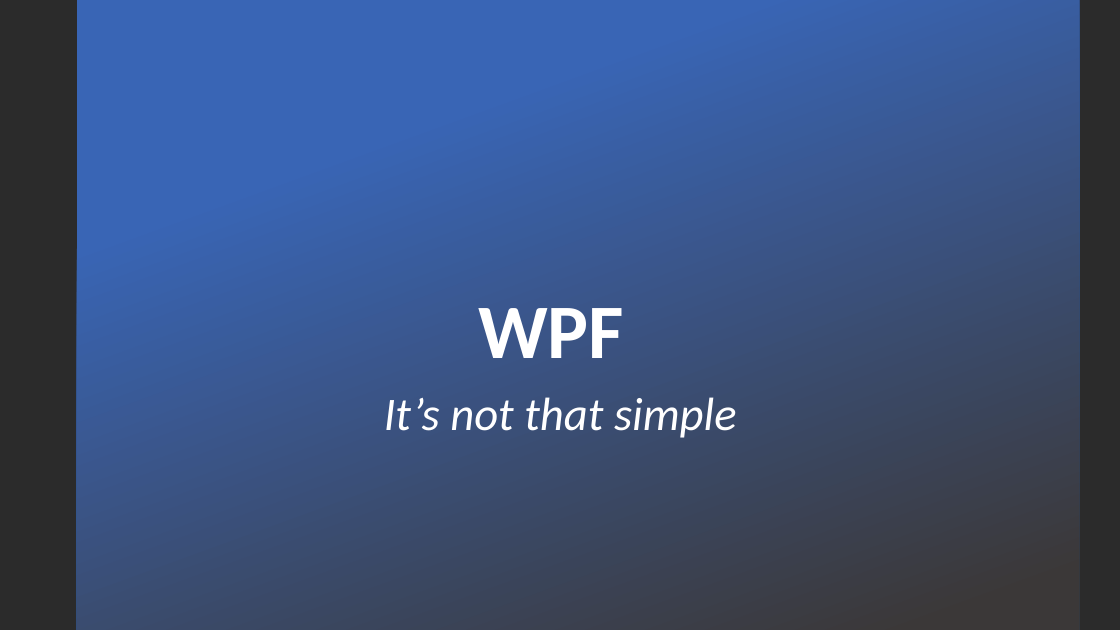
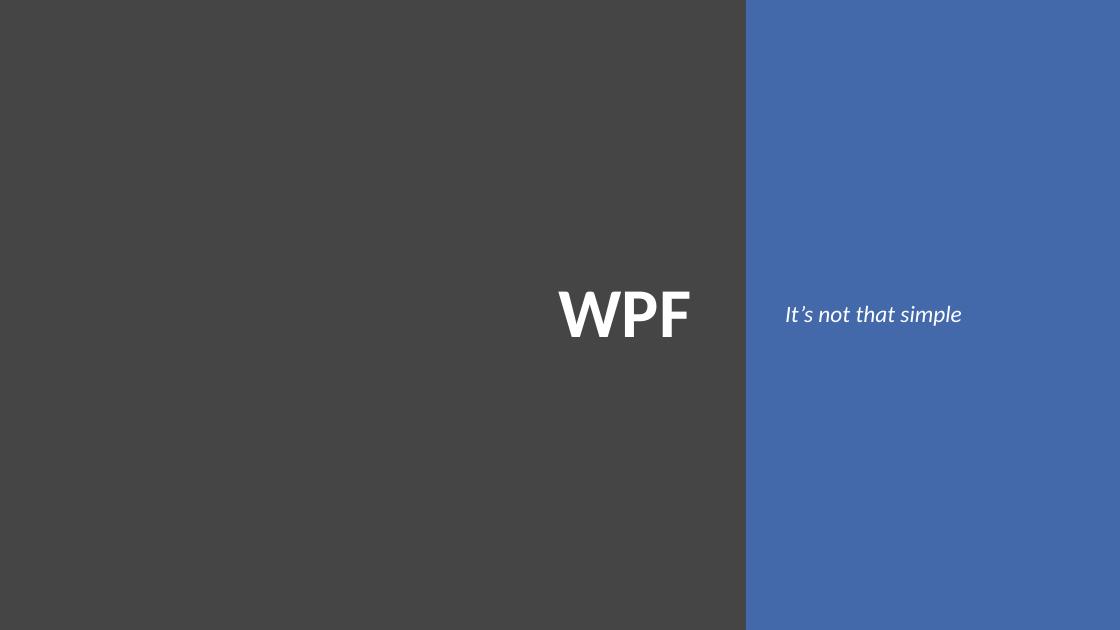
Before and after one commit to danieleromanazzi/wpf-tutorial, a slide deck: slide 1 of wpf-tutorial.pptx. Drawn at 1120x630 pixels with LibreOffice and Linux fonts; fonts in the diff are those of the drawing; background and template pictures are left out; a plain dark background stands for a picture behind light text. Boxes give left, top, right and bottom in pixels: in the first picture for what was removed or moved away, otherwise in the second. Text is boxed around its words. In the diff, an @@ line names an element or a change of style, - is before the commit and + after.

```diff
--- a/wpf-tutorial.pptx
+++ b/wpf-tutorial.pptx
@@ background picture (left out) to #454545 @@
@@ rectangle removed at (77, 0, 1080, 630) @@
@@ rectangle added at (746, 0, 1120, 630), fill #4472C4 at 80% opacity @@
@@ title "WPF": place and size @@
-title "WPF" at (478, 308, 624, 358)
+title "WPF" at (558, 291, 691, 337)
@@ title "WPF" at (558, 291, 691, 337): size 66 to 60 pt; alignment centre to right; vertical alignment bottom to middle @@
@@ subtitle "It’s not that simple": place and size @@
-subtitle "It’s not that simple" at (384, 397, 737, 438)
+subtitle "It’s not that simple" at (785, 306, 961, 326)
@@ subtitle "It’s not that simple" at (785, 306, 961, 326): size 40 to 20 pt; alignment centre to left; vertical alignment top to middle @@
```
Also in this commit, not shown: 16 other slides changed, 57 slides added, 4 slides removed, 3 other files.
